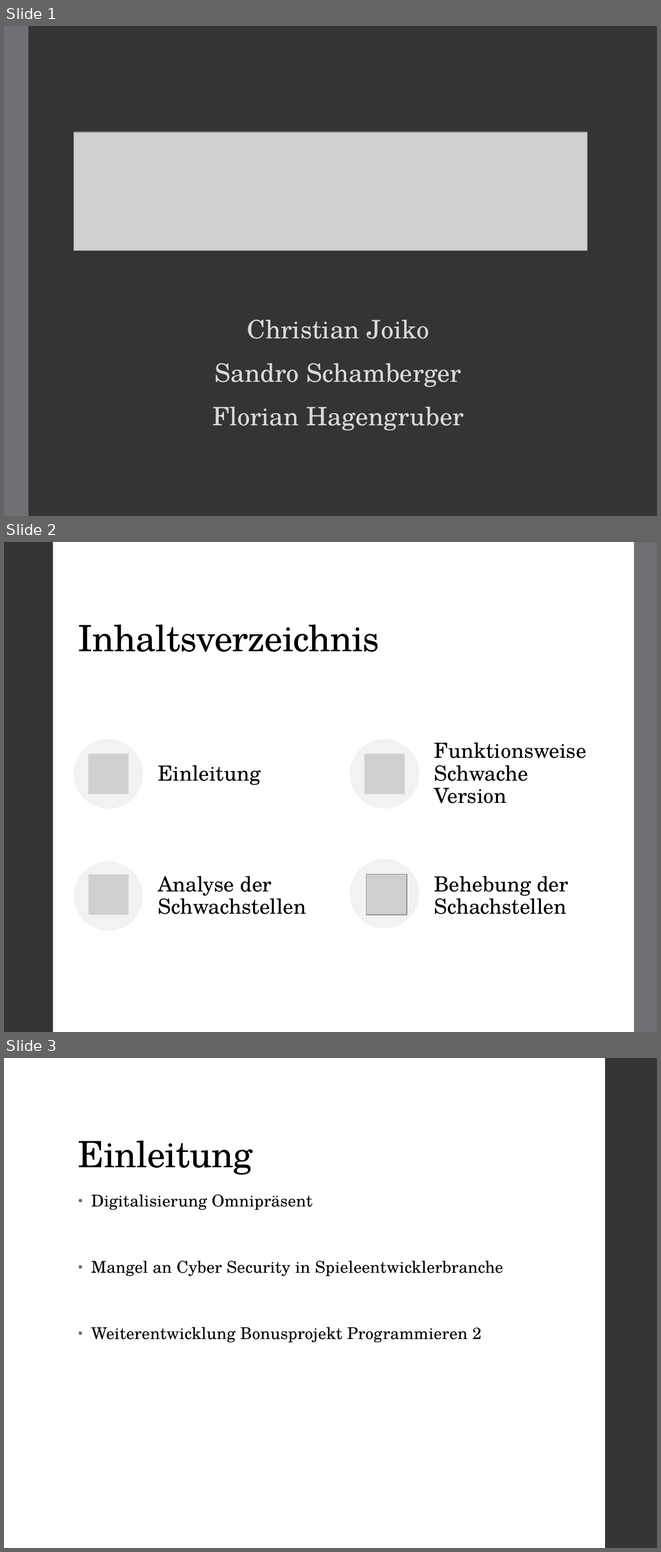
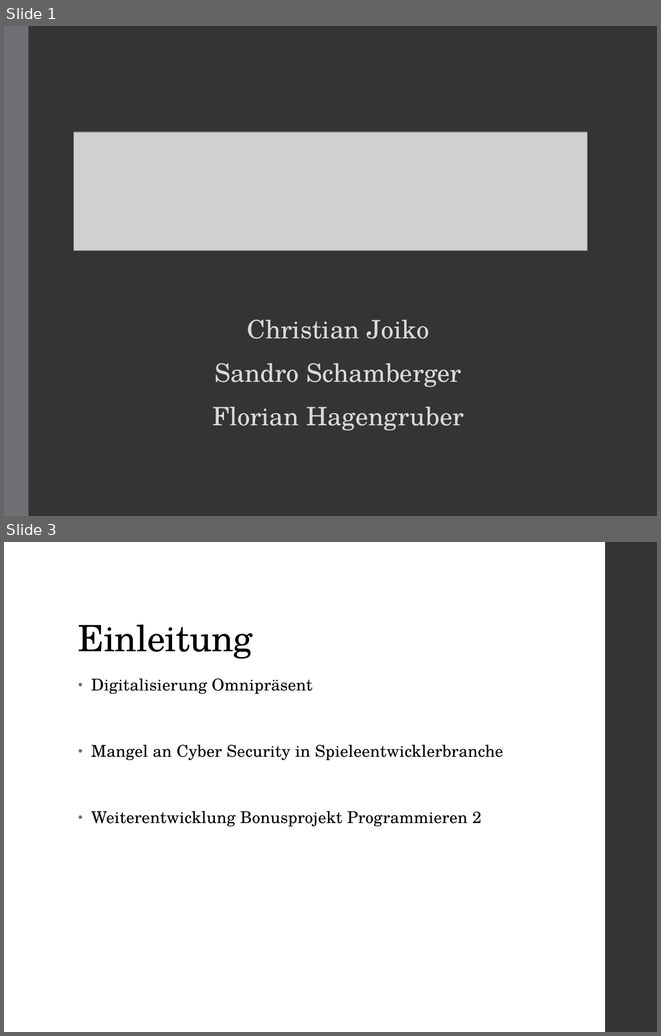
Before and after one commit to hagengruber/chess_server_strong, a slide deck: Chess Server.pptx. Shown one above the other, each under a label of ours: slides 1, 2 and 3 before the commit, slides 1 and 3 after it; the slides between them are not shown. The pictures are 661x1552 and 661x1036 pixels, drawn with LibreOffice and Linux fonts; fonts in the diff are those of the drawing; grey boxes stand for pictures. Boxes give left, top, right and bottom in pixels: in the first picture for what was removed or moved away, otherwise in the second. Text is boxed around its words. In the diff, an @@ line names an element or a change of style, - is before the commit and + after.

```diff
--- a/Chess Server.pptx
+++ b/Chess Server.pptx
@@ slide 2 removed at [4, 542, 657, 1032], background #FFFFFF; not listed: 1 template element that a slide beside it also shows @@
@@ rectangle removed at [4, 542, 657, 1032] @@
@@ rectangle removed at [4, 542, 53, 1032] @@
@@ rectangle removed at [634, 542, 657, 1032] @@
@@ title removed at [78, 624, 380, 652] @@
-Inhaltsverzeichnis
@@ picture removed at [367, 874, 407, 915] @@
@@ group removed at [74, 739, 586, 930]: 4 ellipses, 4 texts, 3 pictures @@
-Einleitung
-Funktionsweise Schwache Version
-Analyse der Schwachstellen
-Behebung der Schachstellen
```
Also in this commit, not shown: 6 slides added, 3 other slides removed.
